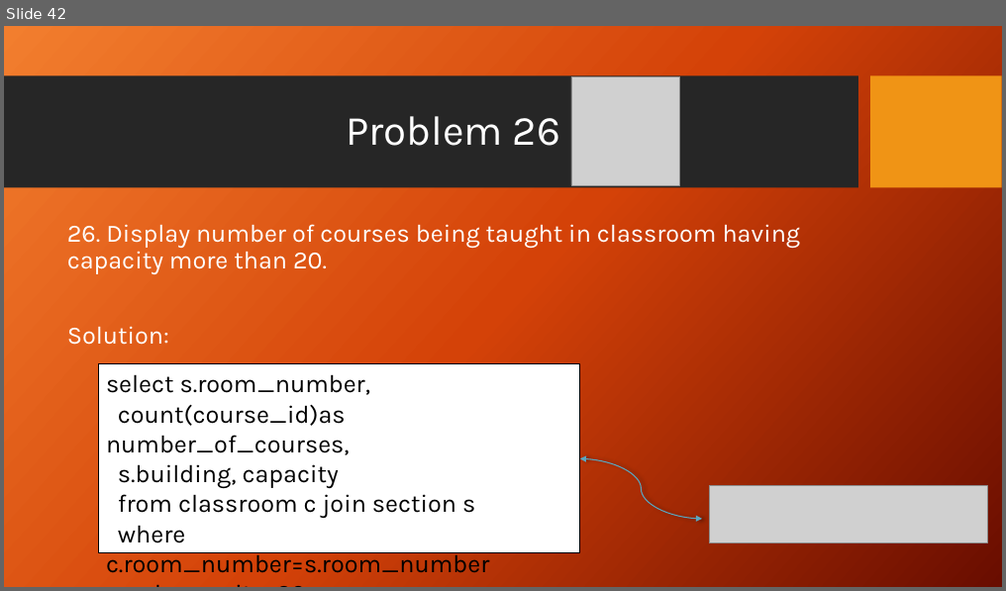
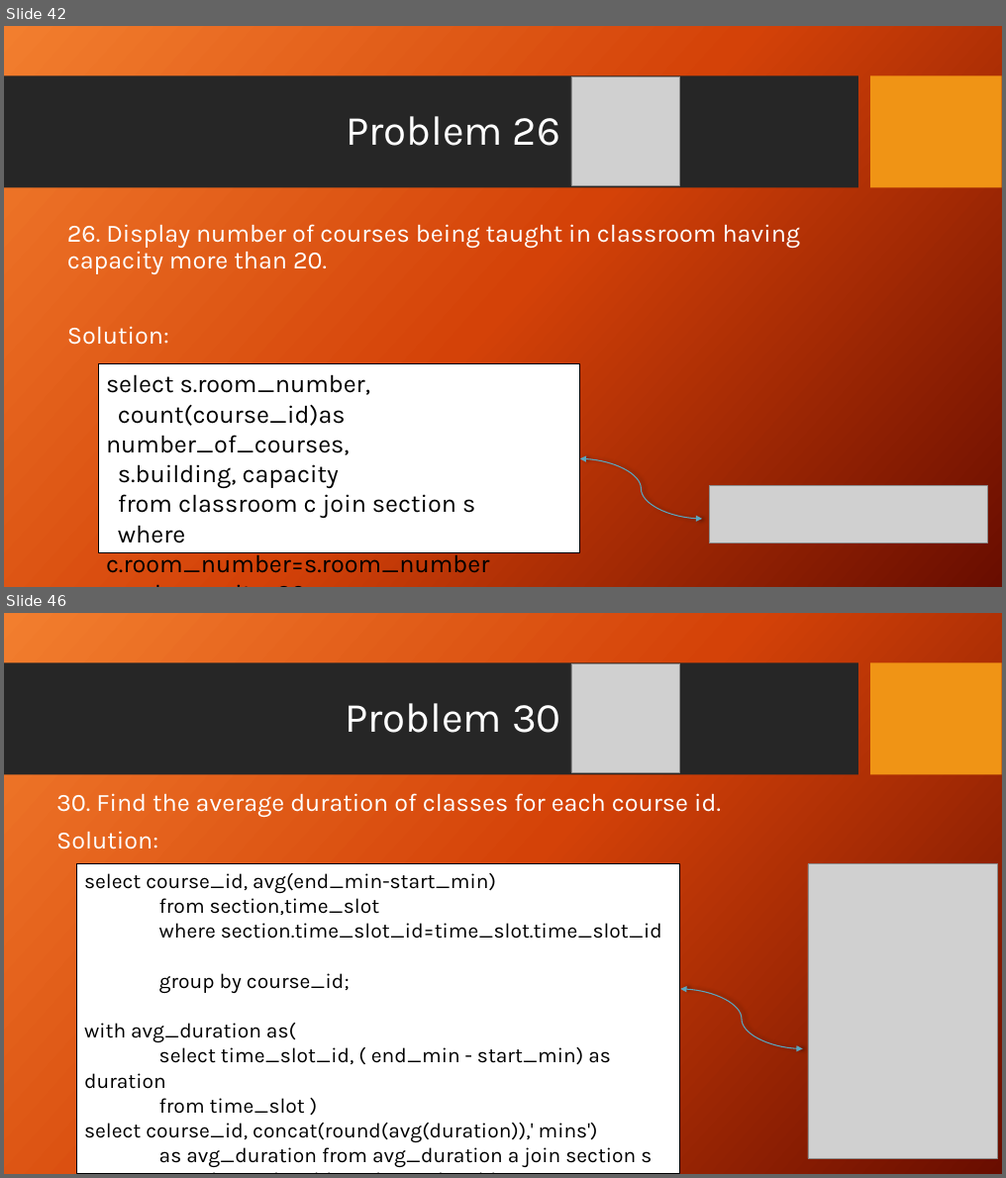
Before and after one commit to Antooo8/Antooo8, a slide deck: University Case study.pptx. Shown one above the other, each under a label of ours: slide 42 before the commit, slides 42 and 46 after it; the slides between them are not shown. The pictures are 1006x591 and 1006x1178 pixels, drawn with LibreOffice and Linux fonts; fonts in the diff are those of the drawing; grey boxes stand for pictures; background and template pictures are left out. Boxes give left, top, right and bottom in pixels: in the first picture for what was removed or moved away, otherwise in the second. Text is boxed around its words. In the diff, an @@ line names an element or a change of style, - is before the commit and + after.

```diff
--- a/University Case study.pptx
+++ b/University Case study.pptx
@@ slide 46 added at (x1=4, y1=613, x2=1002, y2=1174), background picture (left out); not listed: 2 template elements that a slide beside it also shows @@
@@ picture added at (x1=571, y1=663, x2=680, y2=772) @@
@@ title added at (x1=345, y1=703, x2=561, y2=733), 40 pt, text #FFFFFF @@
+Problem 30
@@ text added at (x1=56, y1=793, x2=721, y2=850), 24 pt, text #FFFFFF @@
+30. Find the average duration of classes for each course id.
+Solution:
@@ rectangle added at (x1=76, y1=864, x2=679, y2=1174), fill #FFFFFF, outline #000000 1 pt, 20 pt, text #000000 @@
+select course_id, avg(end_min-start_min)
+from section,time_slot
+where section.time_slot_id=time_slot.time_slot_id
+group by course_id;
+with avg_duration as(
+select time_slot_id, ( end_min - start_min) as duration
+from time_slot )
+select course_id, concat(round(avg(duration)),' mins')
+as avg_duration from avg_duration a join section s
+on a.time_slot_id = s.time_slot_id
+group by course_id;
@@ picture added at (x1=808, y1=864, x2=997, y2=1159) @@
@@ curved double arrow added from (681, 989) to (803, 1050), #5AA6C0 1 pt @@
```
Also in this commit, not shown: 1 slide changed, 4 other slides added.
